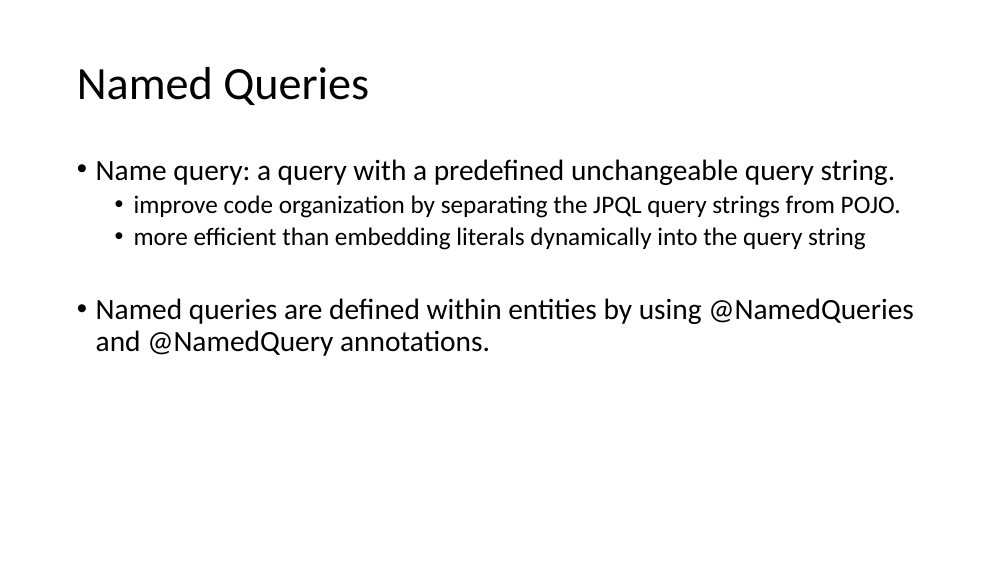
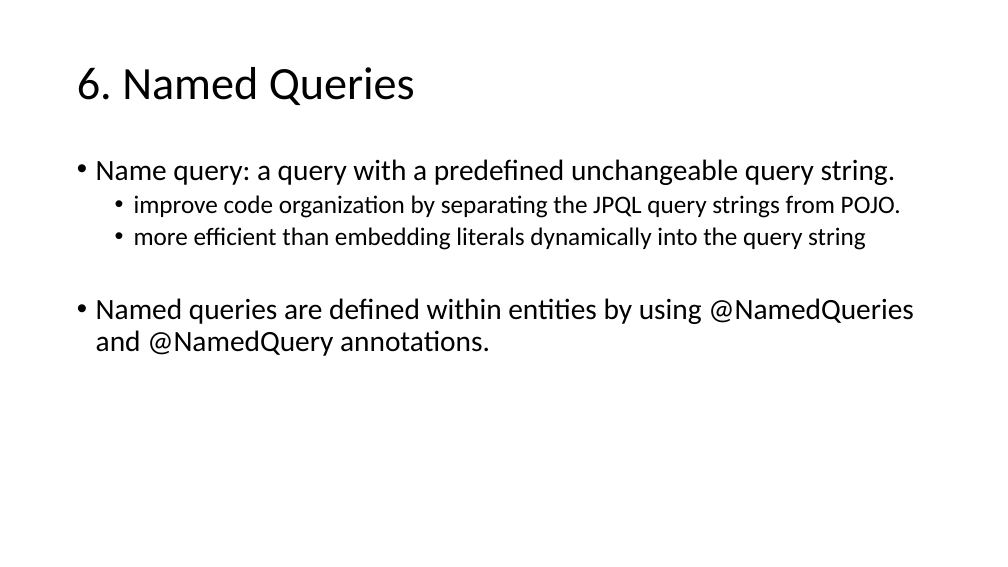
Before and after one commit to lawren43/mytest-repo, a slide deck: slide 16 of test-springmvc/doc/2.JPA Programming.pptx. Drawn at 1008x567 pixels with LibreOffice and Linux fonts; fonts in the diff are those of the drawing. Boxes give left, top, right and bottom in pixels: in the first picture for what was removed or moved away, otherwise in the second. Text is boxed around its words. In the diff, an @@ line names an element or a change of style, - is before the commit and + after.

```diff
--- a/test-springmvc/doc/2.JPA Programming.pptx
+++ b/test-springmvc/doc/2.JPA Programming.pptx
@@ title at [77, 67, 415, 105]: text changed @@
-Named Queries
+6. Named Queries
```
Also in this commit, not shown: 11 other slides changed, 9 other files.
